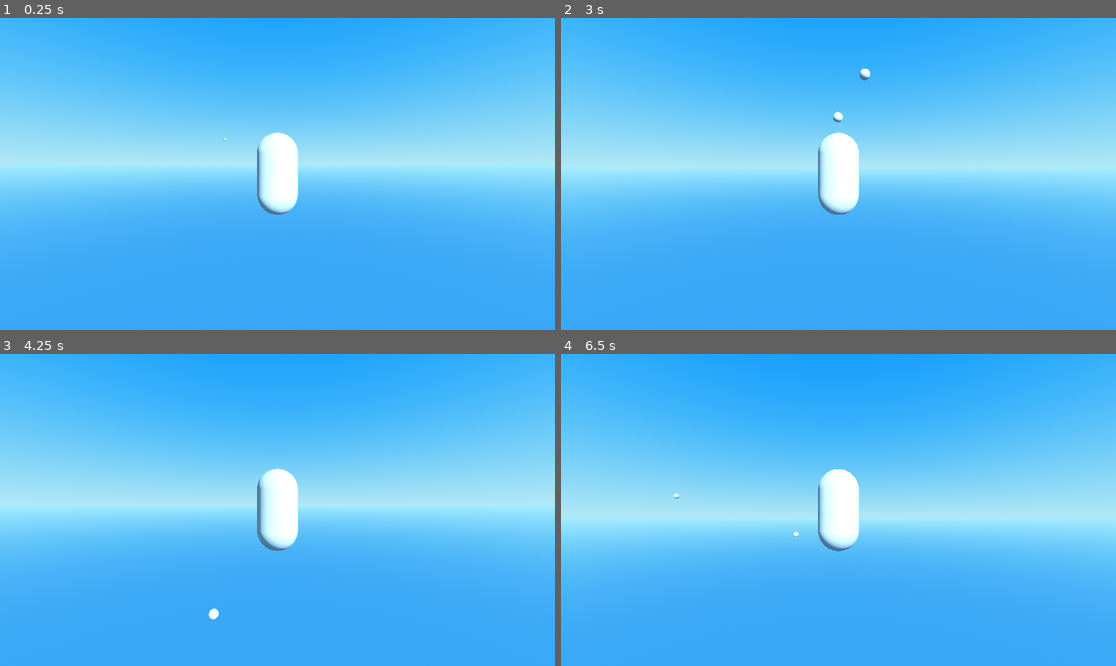
Above: before the commit, frames 1-4 (two rows, left to right).
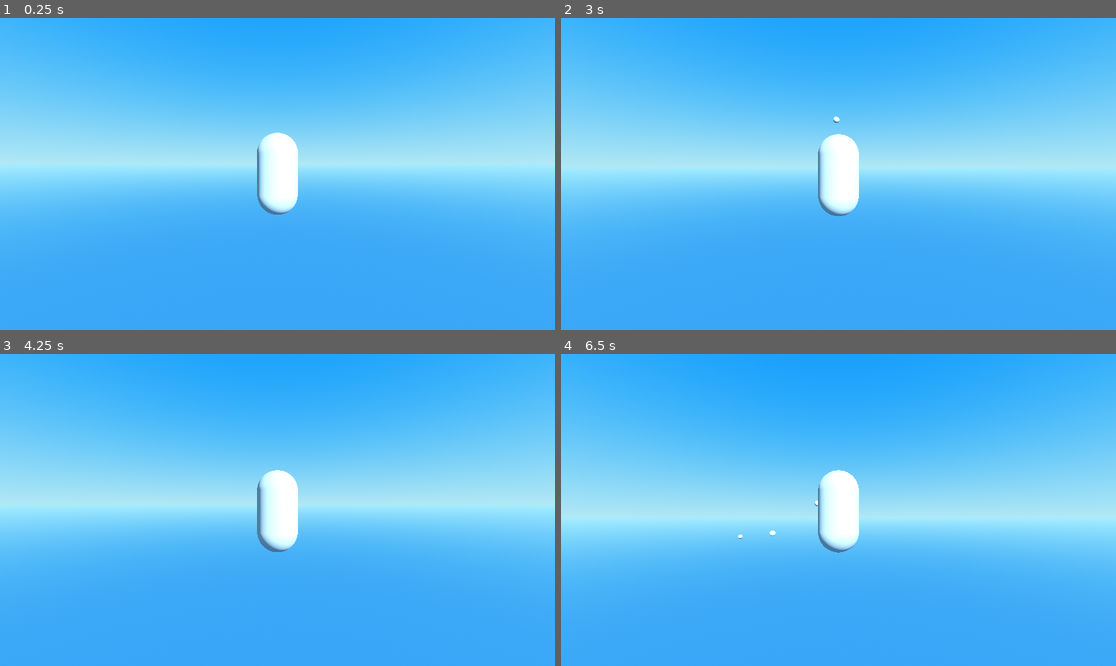
Above: after the commit, the same moments.

Repository: Al1002/hackTuesX
Game: Godot game, scene res://main.tscn
The game is run twice, just before and just after one commit, with the same random seed, the same clock (stepped at 60 frames per second) and the same inputs.
Inputs (mouse positions are in pixels of both pictures, inside the frame that each line leads up to):
- Up to frame 1 (0.25 s): no input
- Up to frame 2 (3 s): tap Enter (ui_accept) every 0.75 s from 0.5 to 2.75 s; move the mouse to (866, 174) at 0.52 s; hold Up (ui_up) from 0.53 s (still down); tap Space (jump) at 0.77, 1.52 s; move the mouse to (810, 174) at 1.27 s; move the mouse to (849, 167) at 2.02 s; move the mouse to (832, 180) at 2.77 s
- Up to frame 3 (4.25 s): keep holding Up (ui_up); tap Space (jump) at 3.02, 3.77 s; move the mouse to (316, 513) at 3.52 s
- Up to frame 4 (6.5 s): tap Enter (ui_accept) at 4.25, 5 s; move the mouse to (794, 506) at 4.27 s; tap Space (jump) at 4.52, 6.02 s; move the mouse to (844, 510) at 5.02 s; move the mouse to (816, 503) at 5.77 s; release Up (ui_up) at 5.78 s; hold D (right) from 5.78 s (still down)

The runs differ from the first frame. In frame 1, less than 0.1% of the frame differs, in the area x 40-41%, y 38-40%; in frame 2, 0.2%, in the area x 46-56%, y 16-64%; in frame 3, 0.2%; in frame 4, 0.2%.

Commit message:
Small Particle Changes

Diff:
--- a/main.tscn
+++ b/main.tscn
@@ -19,23 +19,27 @@
 
 [sub_resource type="BoxMesh" id="BoxMesh_4p6em"]
 material = SubResource("StandardMaterial3D_562qw")
-size = Vector3(0.025, 0.025, 0.025)
+size = Vector3(0.008, 0.008, 0.008)
 
-[sub_resource type="Curve" id="Curve_qehaw"]
+[sub_resource type="Curve" id="Curve_l7w8g"]
 min_value = -200.0
 max_value = 200.0
-_data = [Vector2(0, 200), 0.0, 0.0, 0, 0, Vector2(1e-05, 200), 0.0, 0.0, 0, 0, Vector2(2e-05, 200), 0.0, 0.0, 0, 0, Vector2(3e-05, 200), 0.0, 0.0, 0, 0, Vector2(4e-05, 200), 0.0, 0.0, 0, 0, Vector2(5e-05, 200), 0.0, 0.0, 0, 0, Vector2(6e-05, 200), 0.0, 0.0, 0, 0, Vector2(7e-05, 200), 0.0, 0.0, 0, 0, Vector2(1, -200), 0.0, 0.0, 0, 0]
-point_count = 9
+_data = [Vector2(0, 200), 0.0, 0.0, 0, 0, Vector2(0.362637, -141.053), 0.0, 0.0, 0, 0, Vector2(1, -200), 0.0, 0.0, 0, 0]
+point_count = 3
 
-[sub_resource type="Curve" id="Curve_owl6l"]
+[sub_resource type="Curve" id="Curve_he3qd"]
 max_value = 100.0
 _data = [Vector2(0, 100), 0.0, 0.0, 0, 0, Vector2(1, 0), 0.0, 0.0, 0, 0]
+point_count = 2
+
+[sub_resource type="Curve" id="Curve_j1cno"]
+_data = [Vector2(0, 0.684211), 0.0, 0.0, 0, 0, Vector2(0.972528, 0), 0.0, 0.0, 0, 0]
 point_count = 2
 
 [sub_resource type="SphereMesh" id="SphereMesh_lvols"]
 
 [sub_resource type="Curve" id="Curve_1vvw5"]
-_data = [Vector2(0, 1), 0.0, 0.0, 0, 0, Vector2(0.225275, 0.431579), 0.0, 0.0, 0, 0, Vector2(1, 0), 0.0, 0.0, 0, 0]
+_data = [Vector2(0, 1), 0.0, 0.0, 0, 0, Vector2(0.252747, 0.368421), 0.0, 0.0, 0, 0, Vector2(1, 0), 0.0, 0.0, 0, 0]
 point_count = 3
 
 [sub_resource type="PlaneMesh" id="PlaneMesh_jlsb8"]
@@ -60,7 +64,6 @@
 shader_parameter/texture_albedo = ExtResource("1_eahax")
 
 [sub_resource type="BoxShape3D" id="BoxShape3D_3nfjc"]
-size = Vector3(300, 1, 300)
 
 [sub_resource type="FogMaterial" id="FogMaterial_w216v"]
 density = 0.3558
@@ -82,32 +85,35 @@
 transform = Transform3D(1, 0, 0, 0, 1, 0, 0, 0, 1, 2.38419e-07, -0.0459095, 2.95023)
 
 [node name="SandParticleSystem" type="CPUParticles3D" parent="Player_character"]
-transform = Transform3D(1, 0, 0, 0, 1, 0, 0, 0, 1, -0.0323478, -0.978019, -0.0460119)
-amount = 20
-lifetime = 3.0
+transform = Transform3D(1, 0, 0, 0, 1, 0, 0, 0, 1, -0.0323478, -1.01882, -0.0460119)
+amount = 500
+explosiveness = 1.0
 randomness = 1.0
 lifetime_randomness = 1.0
 mesh = SubResource("BoxMesh_4p6em")
 direction = Vector3(0, 1, 0)
 spread = 90.0
-initial_velocity_min = 2.0
-initial_velocity_max = 10.0
-linear_accel_curve = SubResource("Curve_qehaw")
-damping_curve = SubResource("Curve_owl6l")
+gravity = Vector3(0, -1, 0)
+initial_velocity_max = 2.0
+linear_accel_max = 1.0
+linear_accel_curve = SubResource("Curve_l7w8g")
+damping_curve = SubResource("Curve_he3qd")
 scale_amount_max = 2.5
+scale_amount_curve = SubResource("Curve_j1cno")
 
 [node name="BubbleParticleSystem" type="CPUParticles3D" parent="Player_character"]
 transform = Transform3D(1, 0, 0, 0, 1, 0, 0, 0, 1, 0, 0.526824, -0.754789)
 amount = 5
-lifetime = 4.0
+lifetime = 3.2
 preprocess = 0.5
+explosiveness = 0.72
 randomness = 1.0
 mesh = SubResource("SphereMesh_lvols")
 direction = Vector3(0, 1, 0)
-spread = 90.0
-gravity = Vector3(0, 0.33, 0)
-initial_velocity_min = 0.3
-initial_velocity_max = 2.0
+spread = 60.0
+gravity = Vector3(0, 0, 0)
+initial_velocity_min = 0.33
+initial_velocity_max = 0.33
 scale_amount_min = 0.1
 scale_amount_max = 0.3
 scale_amount_curve = SubResource("Curve_1vvw5")
@@ -120,17 +126,17 @@
 far_edge = 4000
 
 [node name="OceanFloor" type="MeshInstance3D" parent="DeepOcean"]
-transform = Transform3D(300, 0, 0, 0, 0.328206, 0, 0, 0, 300, 0, -306.325, 0)
+transform = Transform3D(300, 0, 0, 0, 3, 0, 0, 0, 300, 0, -306.325, 0)
 mesh = SubResource("PlaneMesh_jlsb8")
 skeleton = NodePath("../../Other_Designers")
 surface_material_override/0 = SubResource("ShaderMaterial_r0ll8")
 script = ExtResource("1_vgk56")
 
 [node name="StaticBody3D" type="StaticBody3D" parent="DeepOcean/OceanFloor"]
-transform = Transform3D(1, 0, 0, 0, 1, 0, 0, 0, 1, 0, -0.479126, 0)
+transform = Transform3D(301, 0, 0, 0, 301, 0, 0, 0, 301, 0, 0, 0)
 
 [node name="CollisionShape3D" type="CollisionShape3D" parent="DeepOcean/OceanFloor/StaticBody3D"]
-transform = Transform3D(1, 0, 0, 0, 1, 0, 0, 0, 1, 0, 0.471741, 0)
+transform = Transform3D(300, 0, 0, 0, 300, 0, 0, 0, 300, 0, 0, 0)
 shape = SubResource("BoxShape3D_3nfjc")
 
 [node name="Environment_Stuff" type="Node" parent="."]
Not shown: 1 places in main.tscn that only renumber resources
